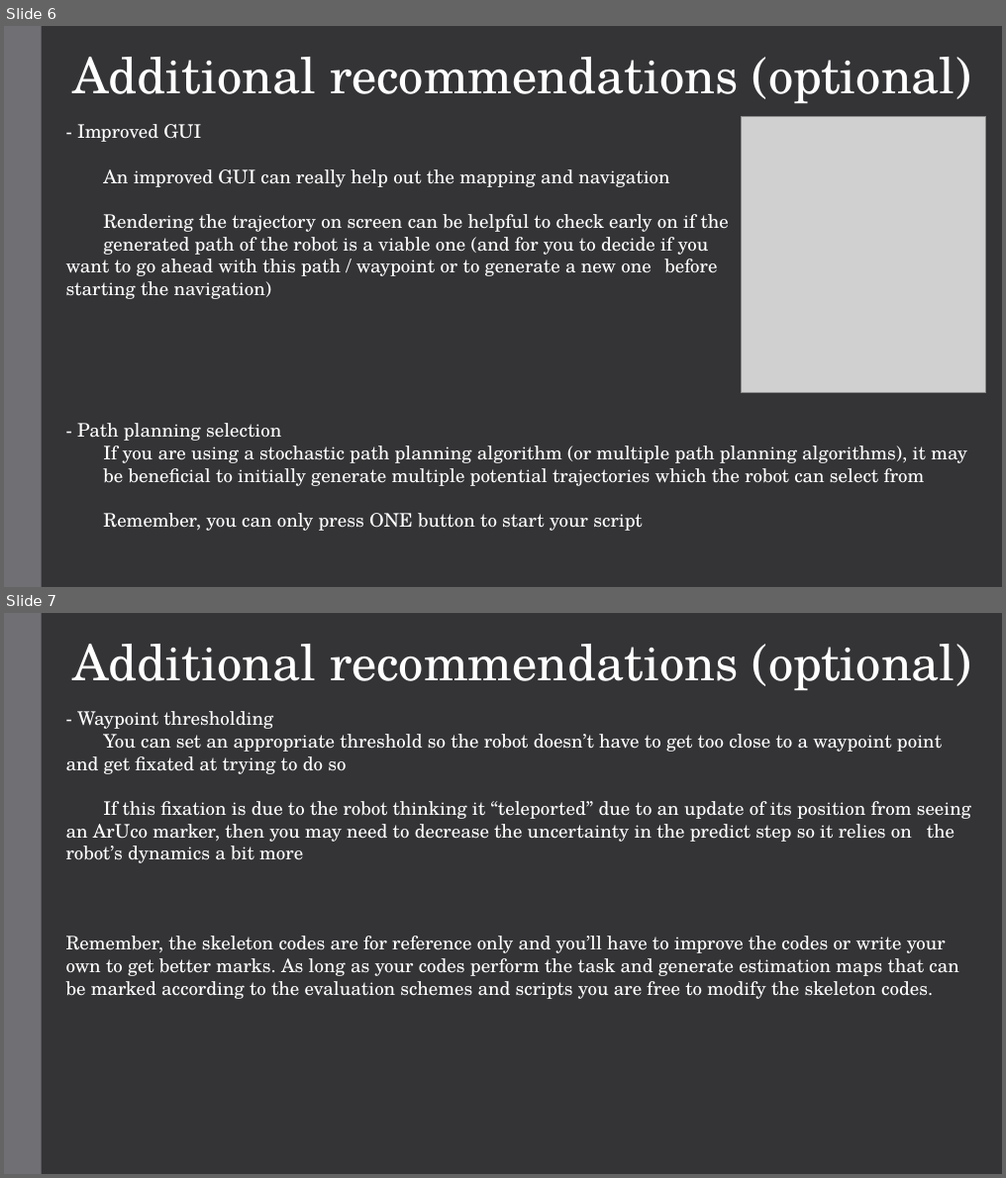
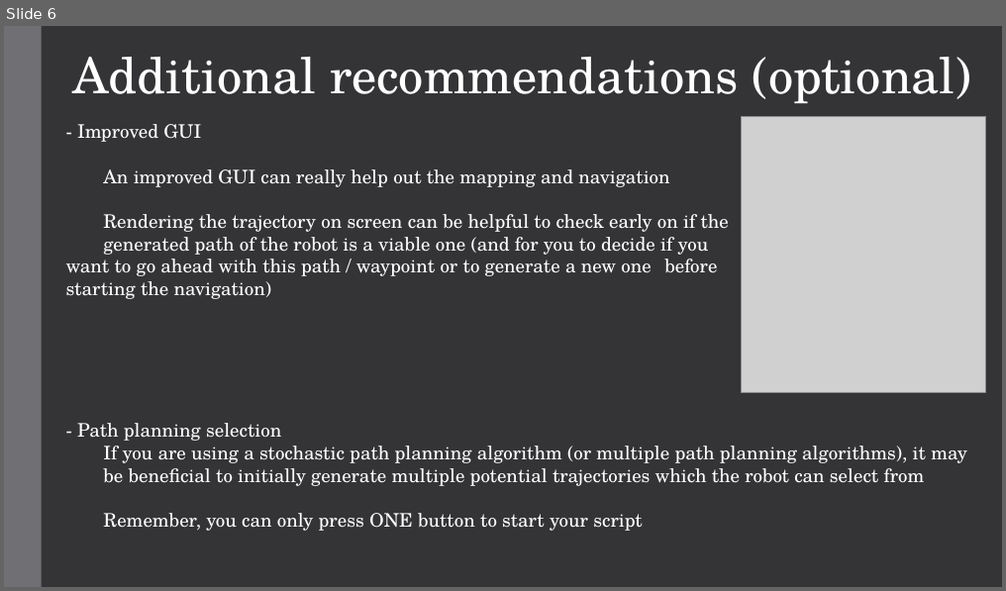
Before and after one commit to ece4078dev/ECE4078_Lab_2025, a slide deck: Week09-10/C2_slides/Lab5_2.pptx. Shown one above the other, each under a label of ours: slides 6 and 7 before the commit, slide 6 after it. The pictures are 1006x1178 and 1006x591 pixels, drawn with LibreOffice and Linux fonts; fonts in the diff are those of the drawing; grey boxes stand for pictures. Boxes give left, top, right and bottom in pixels: in the first picture for what was removed or moved away, otherwise in the second. Text is boxed around its words. In the diff, an @@ line names an element or a change of style, - is before the commit and + after.

```diff
--- a/Week09-10/C2_slides/Lab5_2.pptx
+++ b/Week09-10/C2_slides/Lab5_2.pptx
@@ slide 7 removed at [4,613,1002,1174], background #353537; not listed: 1 template element that a slide beside it also shows @@
@@ text removed at [73,644,971,690] @@
-Additional recommendations (optional)
@@ text removed at [66,711,971,999] @@
-- Waypoint thresholding
-You can set an appropriate threshold so the robot doesn’t have to get too close to a waypoint point and get fixated at trying to do so
-If this fixation is due to the robot thinking it “teleported” due to an update of its position from seeing an ArUco marker, then you may need to decrease the uncertainty in the predict step so it relies on the robot’s dynamics a bit more
-Remember, the skeleton codes are for reference only and you’ll have to improve the codes or write your own to get better marks. As long as your codes perform the task and generate estimation maps that can be marked according to the evaluation schemes and scripts you are free to modify the skeleton codes.
```
Also in this commit, not shown: 3 slides changed, 4 slides added.
